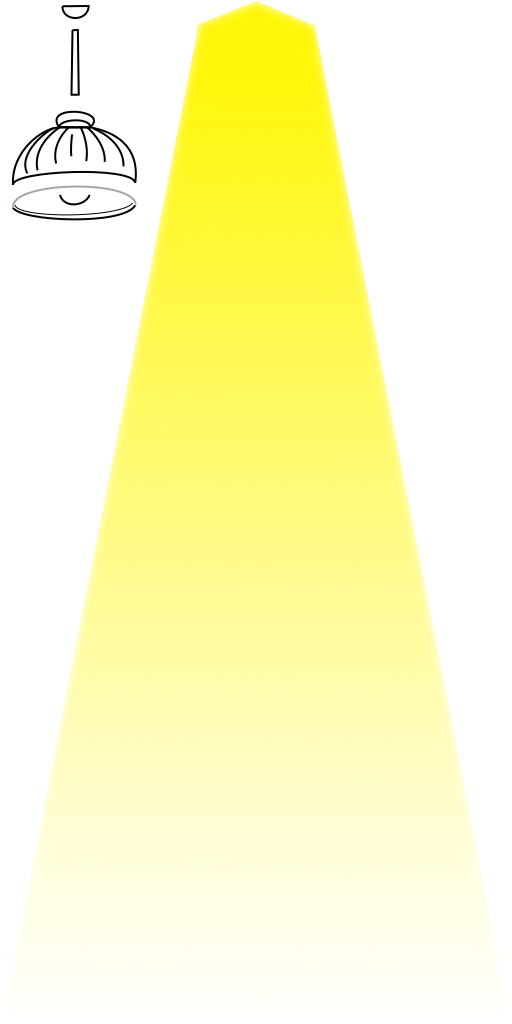
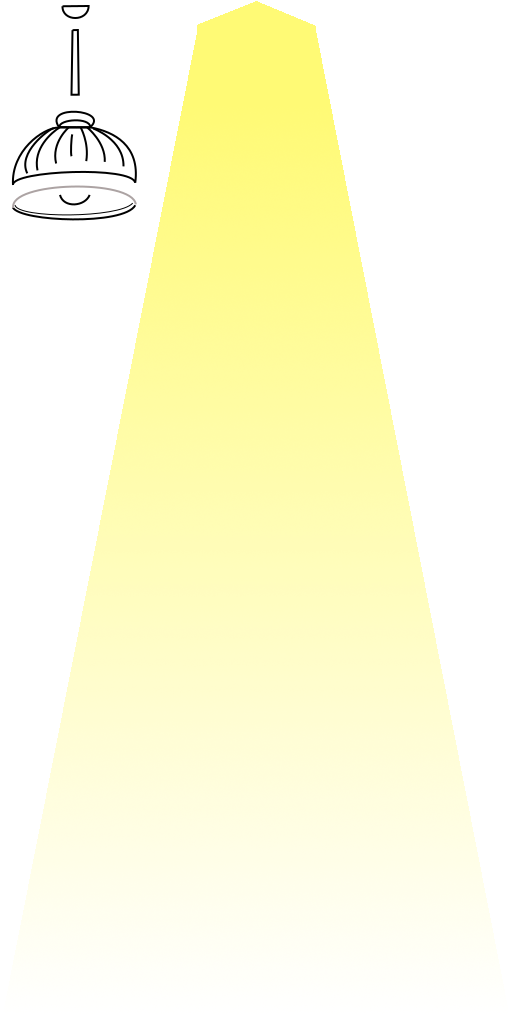
Layer changes from the first w=512, h=1024 image to the second:
renamed "Light" to "YellowLight", hid it over [5, 1, 507, 1017]
added layer "LightyellowLight" above "Mask" over [5, 1, 507, 1014]
